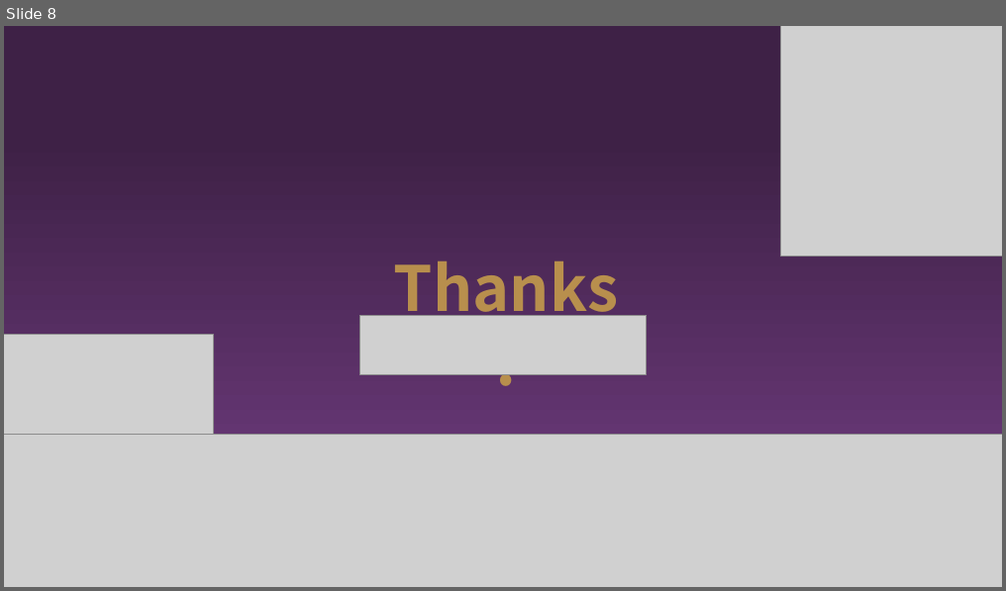
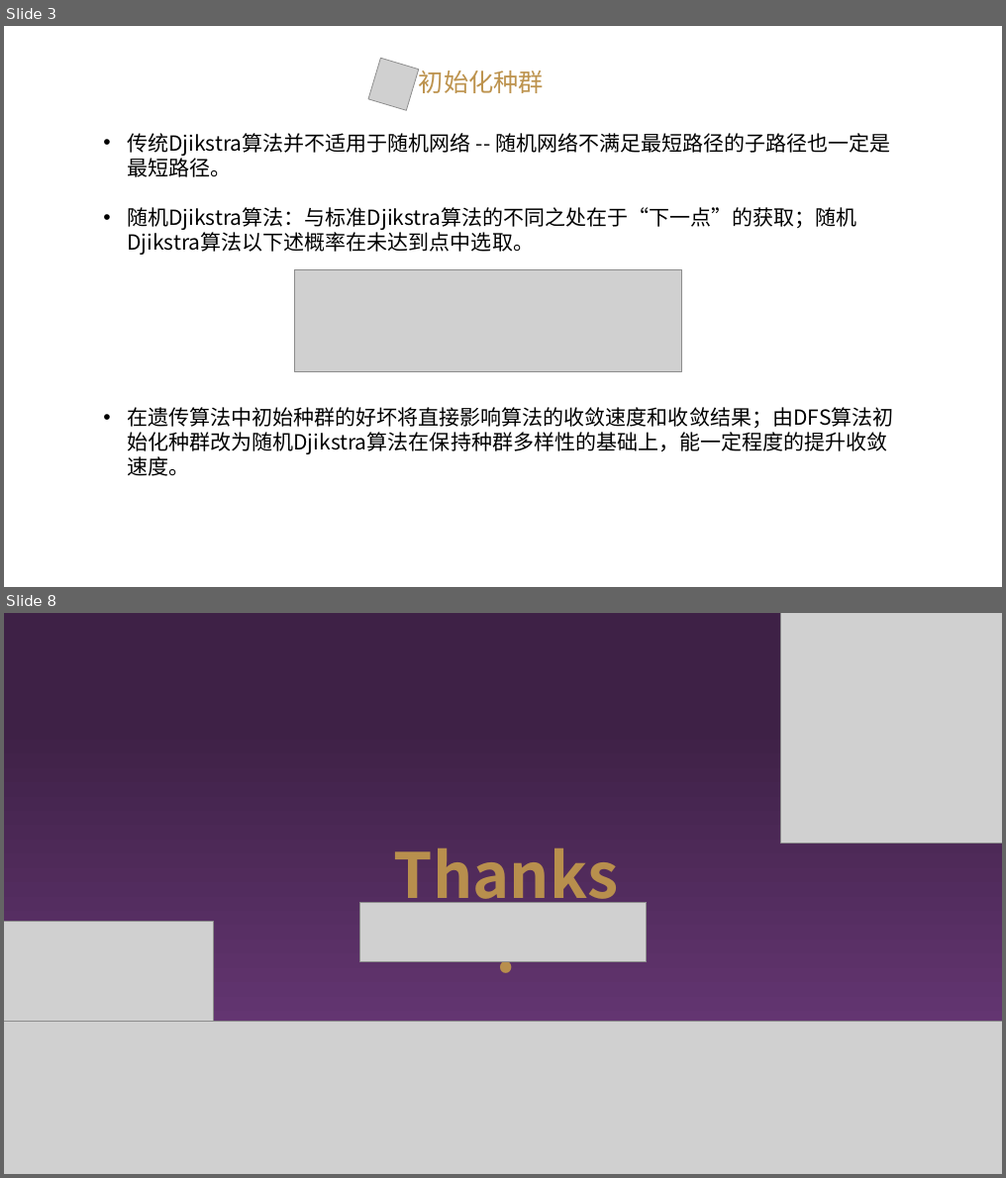
Before and after one commit to enbao5833/SSP, a slide deck: ppt/毕设 .pptx. Shown one above the other, each under a label of ours: slide 8 before the commit, slides 3 and 8 after it; the slides between them are not shown. The pictures are 1006x591 and 1006x1178 pixels, drawn with LibreOffice and Linux fonts; fonts in the diff are those of the drawing; grey boxes stand for pictures; background and template pictures are left out. Boxes give left, top, right and bottom in pixels: in the first picture for what was removed or moved away, otherwise in the second. Text is boxed around its words. In the diff, an @@ line names an element or a change of style, - is before the commit and + after.

```diff
--- a/ppt/毕设 .pptx
+++ b/ppt/毕设 .pptx
@@ slide 3 added at [4, 26, 1002, 587], background picture (left out) @@
@@ picture added at [369, 58, 419, 110] @@
@@ text added at [419, 71, 544, 93], 24 pt, text #BD934E @@
+初始化种群
@@ text added at [127, 133, 894, 476], 20 pt, text #000000 @@
+• 传统Djikstra算法并不适用于随机网络 -- 随机网络不满足最短路径的子路径也一定是最短路径。
+• 随机Djikstra算法：与标准Djikstra算法的不同之处在于“下一点”的获取；随机Djikstra算法以下述概率在未达到点中选取。
+• 在遗传算法中初始种群的好坏将直接影响算法的收敛速度和收敛结果；由DFS算法初始化种群改为随机Djikstra算法在保持种群多样性的基础上，能一定程度的提升收敛速度。
@@ picture added at [294, 270, 682, 372] @@
```
Also in this commit, not shown: 2 slides changed, 4 other slides added, 5 slides removed, 42 other files.
